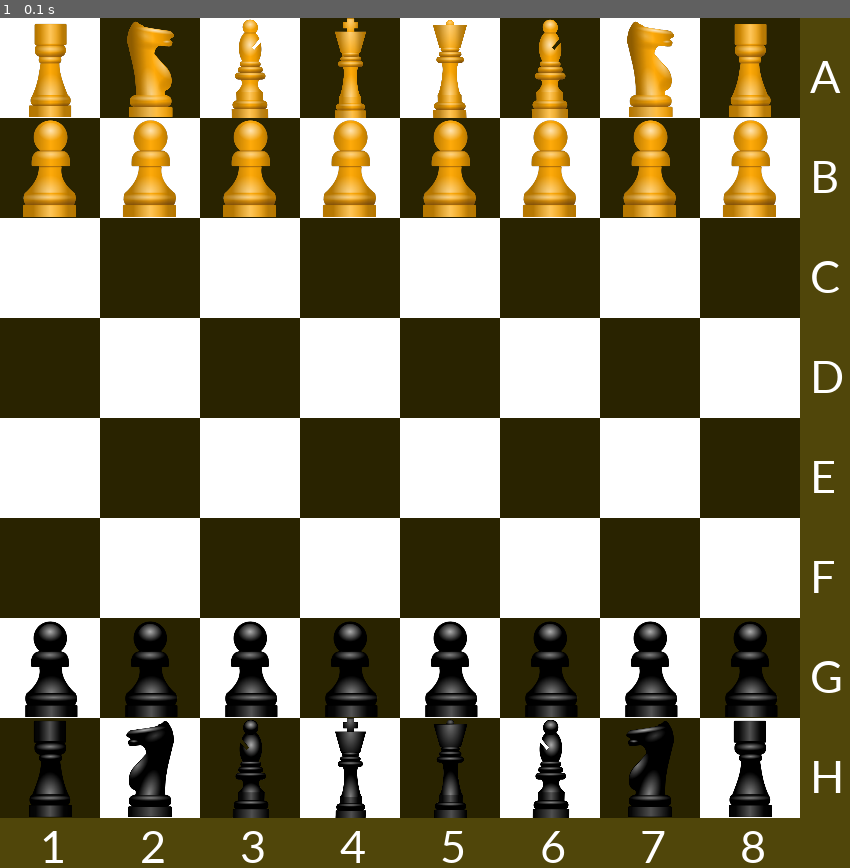
Above: before the commit, frame 1.
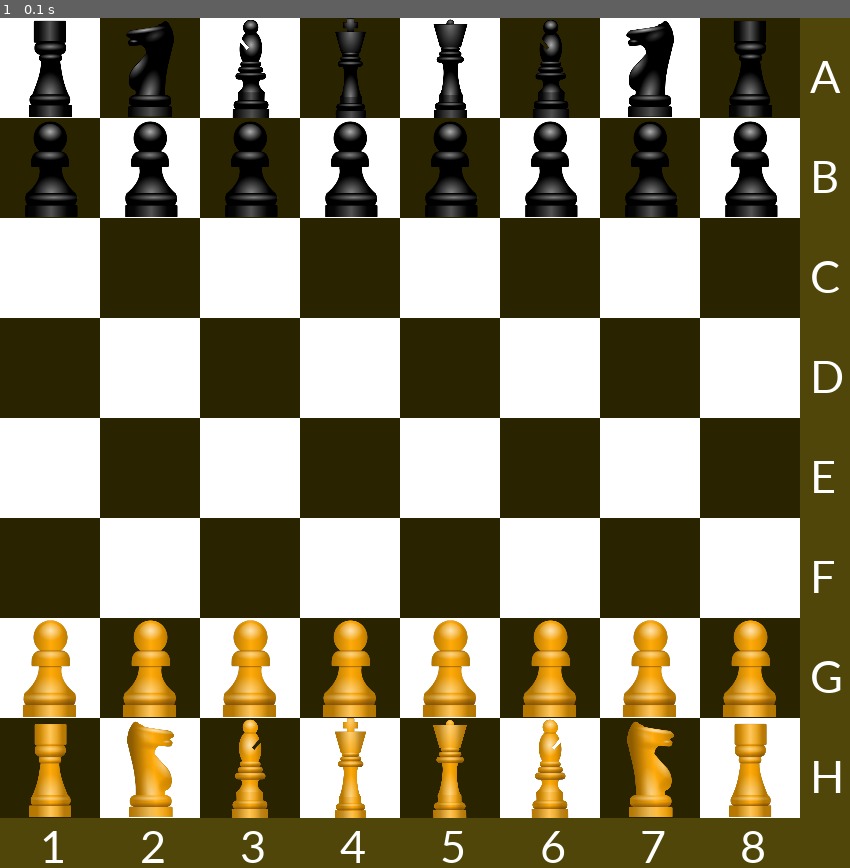
Above: after the commit, the same moment.

Repository: HausMeister008/CHESS
Game: pygame game, started from game.py
Two runs of this game, one before a commit and one after it. Both use one fixed random seed, a clock stepped at 60 frames per second and the inputs below.
Inputs:
- Up to frame 1 (0.1 s): no input

The runs differ from the first frame. In frame 1, 14% of the frame differs, in the area x 2-92%, y 0-95%.

Commit message:
gute nacht schlafmütze
Co-authored-by: Amelie-Auer <Amelie-Auer@users.noreply.github.com>

Diff:
--- a/classes.py
+++ b/classes.py
@@ -1,9 +1,29 @@
 import pygame, sys, math
 
+
 class Figure:
-    def __init__(self, name:str, position:tuple):
+    def __init__(self, name:str,image_name:str, position:tuple, screen, rect_size):
         self.name = name
+        self.image_name = image_name
         self.position = position
+        self.screen = screen
+        self.rect_size = rect_size
+        self.chars = 'ABCDEFGH'
+        self.image = pygame.image.load(f"./figures/{self.image_name}.png") # loading the corresponding image
+        self.image.convert()
+        self.image = pygame.transform.rotozoom(self.image, 0, self.rect_size / self.image.get_height()) # scaling the image to the right size
+        self.c_x, self.c_y = self.position[1]-1, self.chars.index(self.position[0]) # defining x and y coordinates
+
+    def place_figure(self):
+        self.screen.blit(self.image, (((self.rect_size/2) - self.image.get_width() / 2)+ self.c_x*self.rect_size, self.c_y*self.rect_size))
+
+    def move_figure(self, position):
+        old_position = self.position
+        self.position = position
+        self.c_x, self.c_y = self.position[1]-1, self.chars.index(self.position[0]) # defining x and y coordinates
+        self.place_figure()
+        #deleting old image here
+
 
 
 class Farmer(Figure):
--- a/game.py
+++ b/game.py
@@ -1,6 +1,6 @@
-import pygame, sys, math
+import pygame, sys, math, time
 from methods import *
-
+from classes import *
 pygame.init()
 
 # creating window
@@ -41,24 +41,40 @@
 
 first_row_figures = {'tower':[0,7], 'horse':[1,6], 'runner':[2,5], 'lady':[4], 'king':[3]}
 # loop for both players
+
+players = {}
 for player in range(1,3):
     #placing first row items
     for field in range(8):
         x = [(key if field in value else '') for key, value in first_row_figures.items()] # zb ['','','','tower', '']
         x.sort() # ['','',''..., 'tower']
         figure = x[-1]
-        place_figure(figure if player == 1 else figure + '_black',rect_size, screen, ('A' if player == 1 else 'H', field+1))
+        color = ('_black' if player == 1 else '_white')
+        name = figure + ("_2" if (figure+'_1' + color) in list(players.keys()) else '_1') + color
+        image_name = figure + ('_black' if player == 1 else '')
+        place = ('A' if player == 1 else 'H', field+1)
+        players[name] = Figure(name, image_name,place, screen, rect_size)
 
     #mathematical impovements needed ?!
     for field in range(8,16): # placing farmers in second row
         #placing of the farmers
         place = list(board_data.keys())[field] if player == 1 else list(board_data.keys())[-(field+1)]
-        place_figure('farmer' if player == 1 else 'farmer_black',rect_size, screen, place)
+        name = 'farmer_' + str(8-field%8) + ('_black' if player == 1 else '_white')
+        image_name = 'farmer' + ('_black' if player == 1 else '')
+        players[name] = Figure(name,image_name, place, screen, rect_size)
 
+
+
+for name, object_ in players.items():
+    print(name)
+    object_.place_figure()
 go = True
 while go:
     for event in pygame.event.get():
         if event.type == pygame.QUIT:
             sys.exit()
+    pressed = pygame.key.get_pressed()
+    # if pressed[pygame.K_UP]:
+    #     players['farmer_1_white'].move_figure((players['farmer_1_white'].chars[players['farmer_1_white'].chars.index(players['farmer_1_white'].position[0])-1], 1))
     pygame.display.update()
-    clock.tick(60)
+    clock.tick(30)
